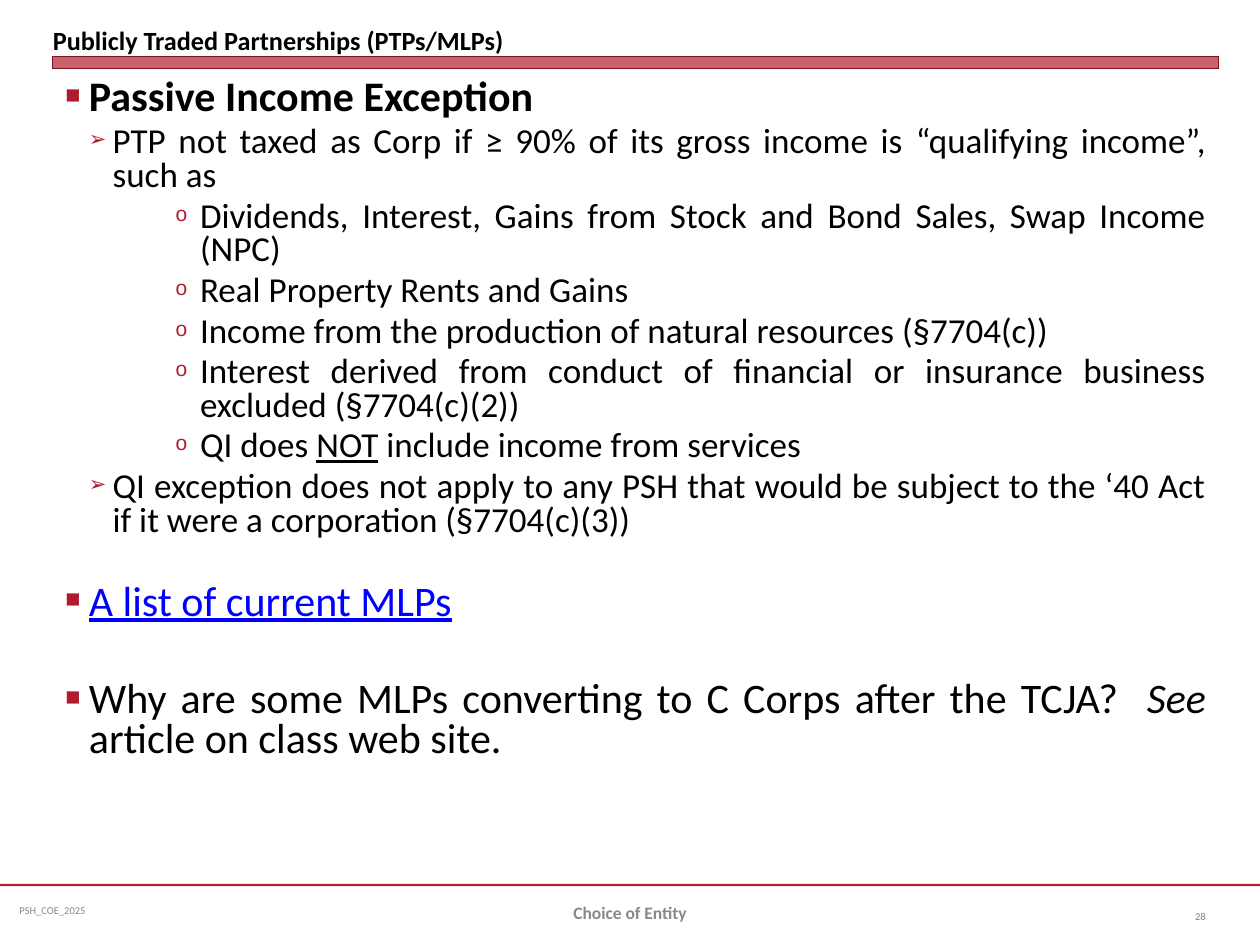
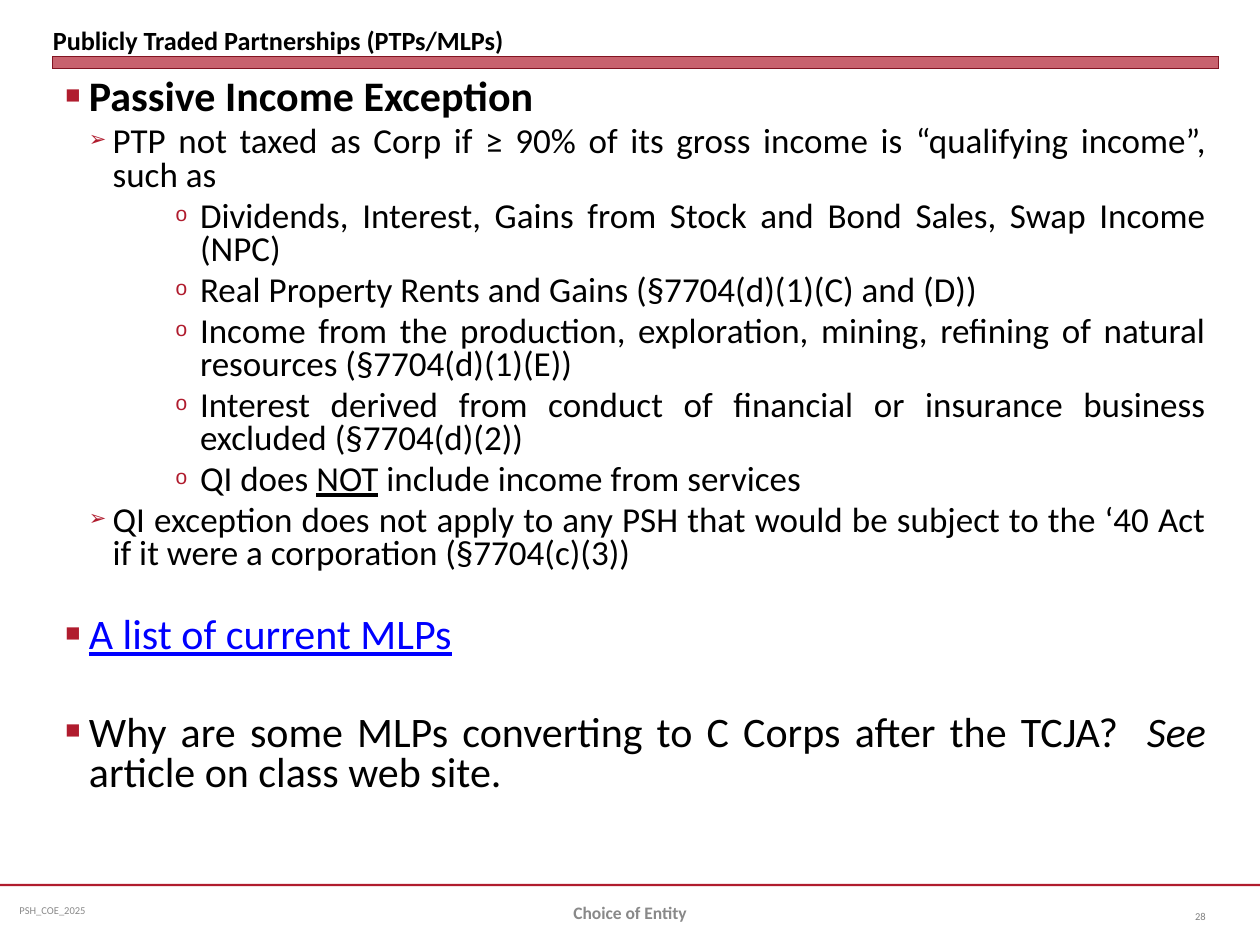
Before and after one commit to jmc877/Partnership-Tax, a slide deck: slide 28 of slides/PSH_COEntity_2025.pptx. Drawn at 1260x945 pixels with LibreOffice and Linux fonts; fonts in the diff are those of the drawing. Boxes give left, top, right and bottom in pixels: in the first picture for what was removed or moved away, otherwise in the second. Text is boxed around its words. In the diff, an @@ line names an element or a change of style, - is before the commit and + after.

```diff
--- a/slides/PSH_COEntity_2025.pptx
+++ b/slides/PSH_COEntity_2025.pptx
@@ text at (200,276,1205,455): text changed @@
-    o Real Property Rents and Gains
-    o Income from the production of natural resources (§7704(c))
-    o Interest derived from conduct of financial or insurance business excluded (§7704(c)(2))
+    o Real Property Rents and Gains (§7704(d)(1)(C) and (D))
+    o Income from the production, exploration, mining, refining of natural resources (§7704(d)(1)(E))
+    o Interest derived from conduct of financial or insurance business excluded (§7704(d)(2))
```
Also in this commit, not shown: 3 other slides changed, 1 other file.
